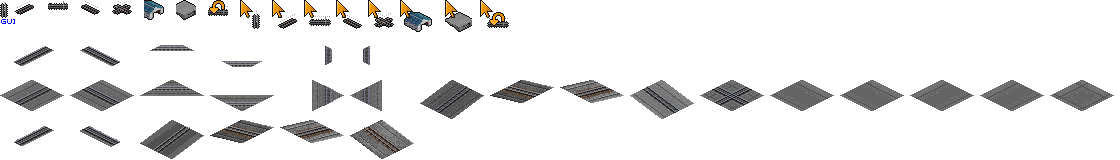
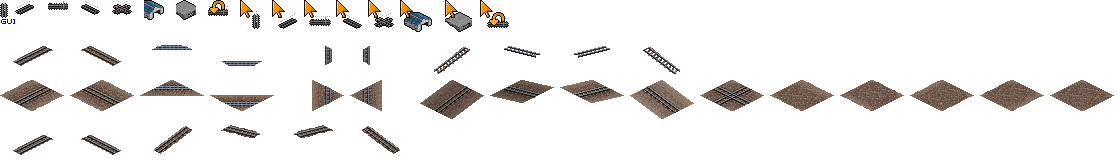
Layer changes from the first 1120x160 image to the second:
showed "Slope Shade" over [420, 80, 554, 119]
showed "1067" (2nd of 2, in "1067"), painted on it over [0, 45, 753, 155]
hid "1067 urban", painted on it over [0, 45, 758, 159]
renamed "Layer 1" to "Layer 2", painted on it over [0, 68, 1114, 159]
showed "Ballast Base", painted on it over [0, 80, 1114, 119]
hid "Urban Underlay", painted on it over [0, 80, 1114, 159]
